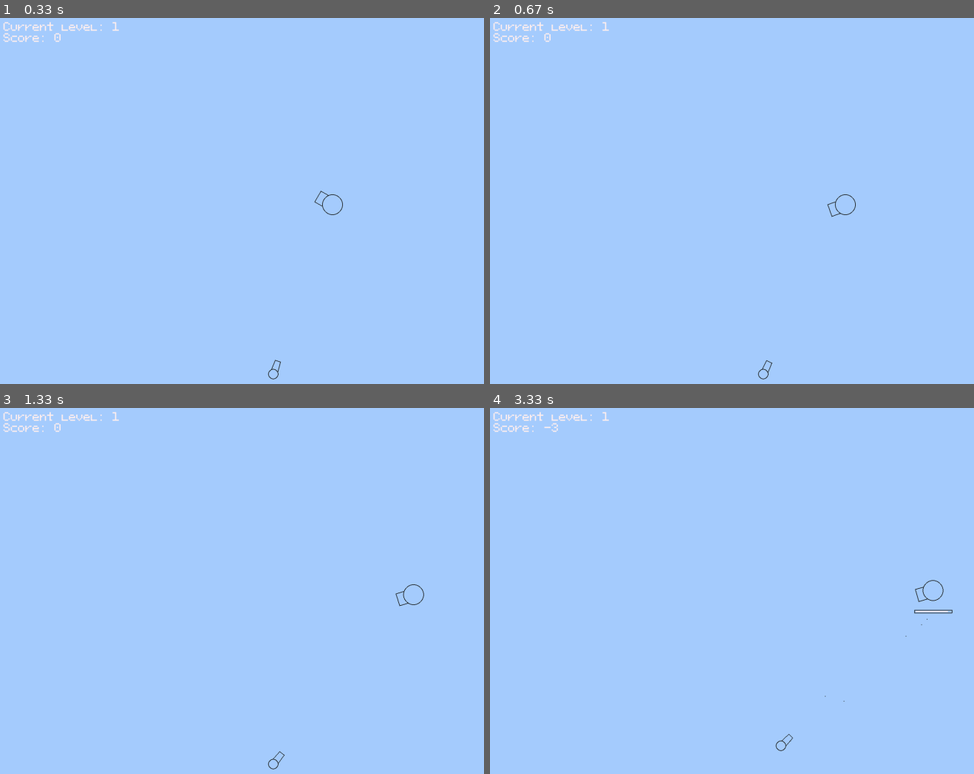
Above: before the commit, frames 1-4 (two rows, left to right).
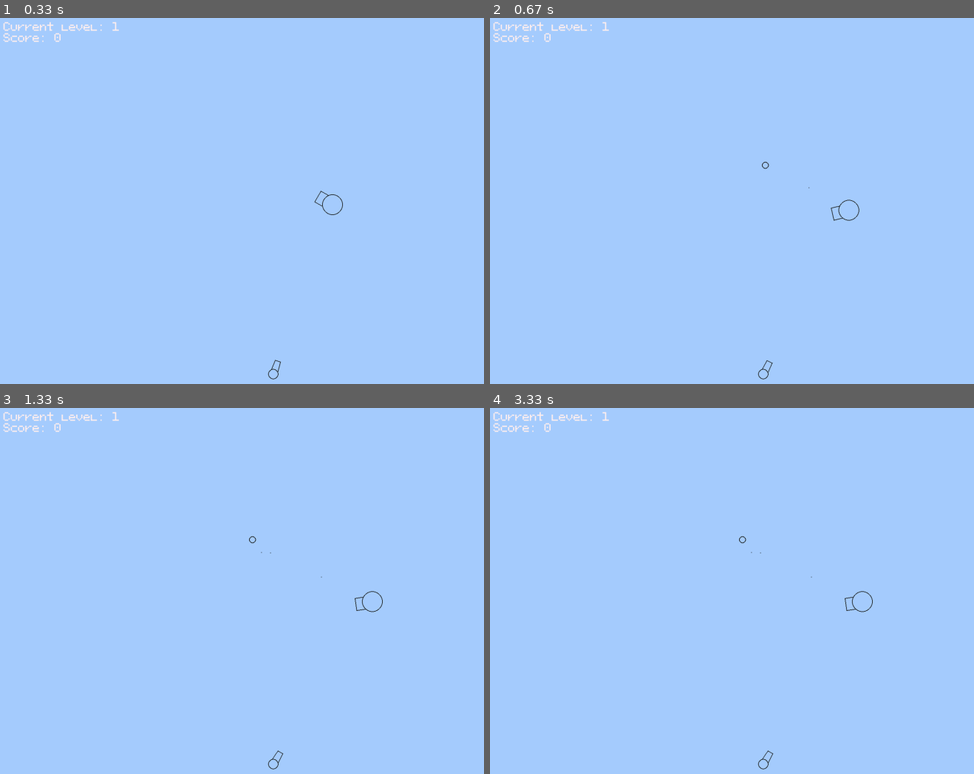
Above: after the commit, the same moments.

Repository: a96lex/pygame-tank-game
Game: pygame game, started from main.py
Two runs of this game, one before a commit and one after it. Both use one fixed random seed, a clock stepped at 60 frames per second and the inputs below.
Inputs (mouse positions are in pixels of both pictures, inside the frame that each line leads up to):
- Up to frame 1 (0.33 s): no input
- Up to frame 2 (0.67 s): hold E from 0.33 s (still down); hold Right from 0.33 s (still down); move the mouse to (799, 222) at 0.37 s
- Up to frame 3 (1.33 s): release E at 0.8 s; release Right at 0.8 s; hold P 0.83-1.3 s; hold Right 0.83-1.3 s; move the mouse to (125, 682) at 0.87 s
- Up to frame 4 (3.33 s): no input

Frame 1 is identical in both runs. In frame 2, 0.2% of the frame differs, in the area x 56-77%, y 39-97%; in frame 3, 0.2%; in frame 4, 0.4%, in the area x 11-96%, y 4-99%.

Commit message:
add autofire, pause

Diff:
--- a/main.py
+++ b/main.py
@@ -3,7 +3,7 @@
 
 from game.bullet import Bullet
 from game.constants import Colors
-from game.helpers import check_quit_condition, handle_collision_if_exist
+from game.helpers import DelayedBoolean, check_quit_condition, handle_collision_if_exist
 from game.levels import load_level
 from game.player import Player
 
@@ -28,13 +28,25 @@
 
 REST_BETWEEN_LEVELS = 50
 score = 0
+
+auto_fire = DelayedBoolean()
+paused = DelayedBoolean()
 while True:
     pygame.time.delay(40)
 
     check_quit_condition()
+
     key = pygame.key.get_pressed()
 
-    if key[pygame.K_SPACE] or pygame.mouse.get_pressed()[0]:
+    if key[pygame.K_p]:
+        paused.switch()
+    if key[pygame.K_e]:
+        auto_fire.switch()
+
+    if paused:
+        continue
+
+    if auto_fire or key[pygame.K_SPACE] or pygame.mouse.get_pressed()[0]:
         if player.shooting_reload == 0:
             player.shoot()
             bullets.add(Bullet(player, GameConfig.bouncy_bullets))
